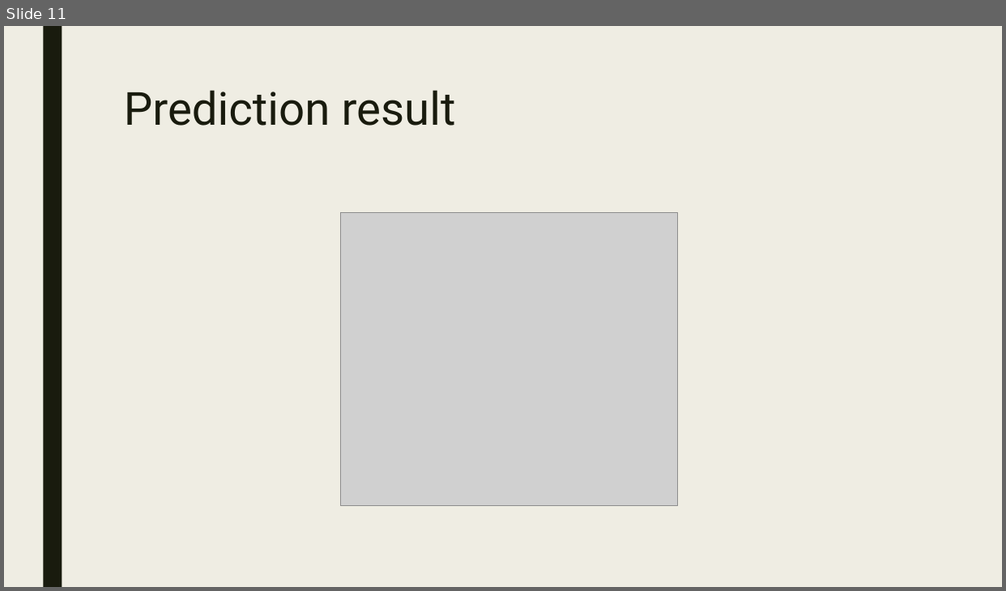
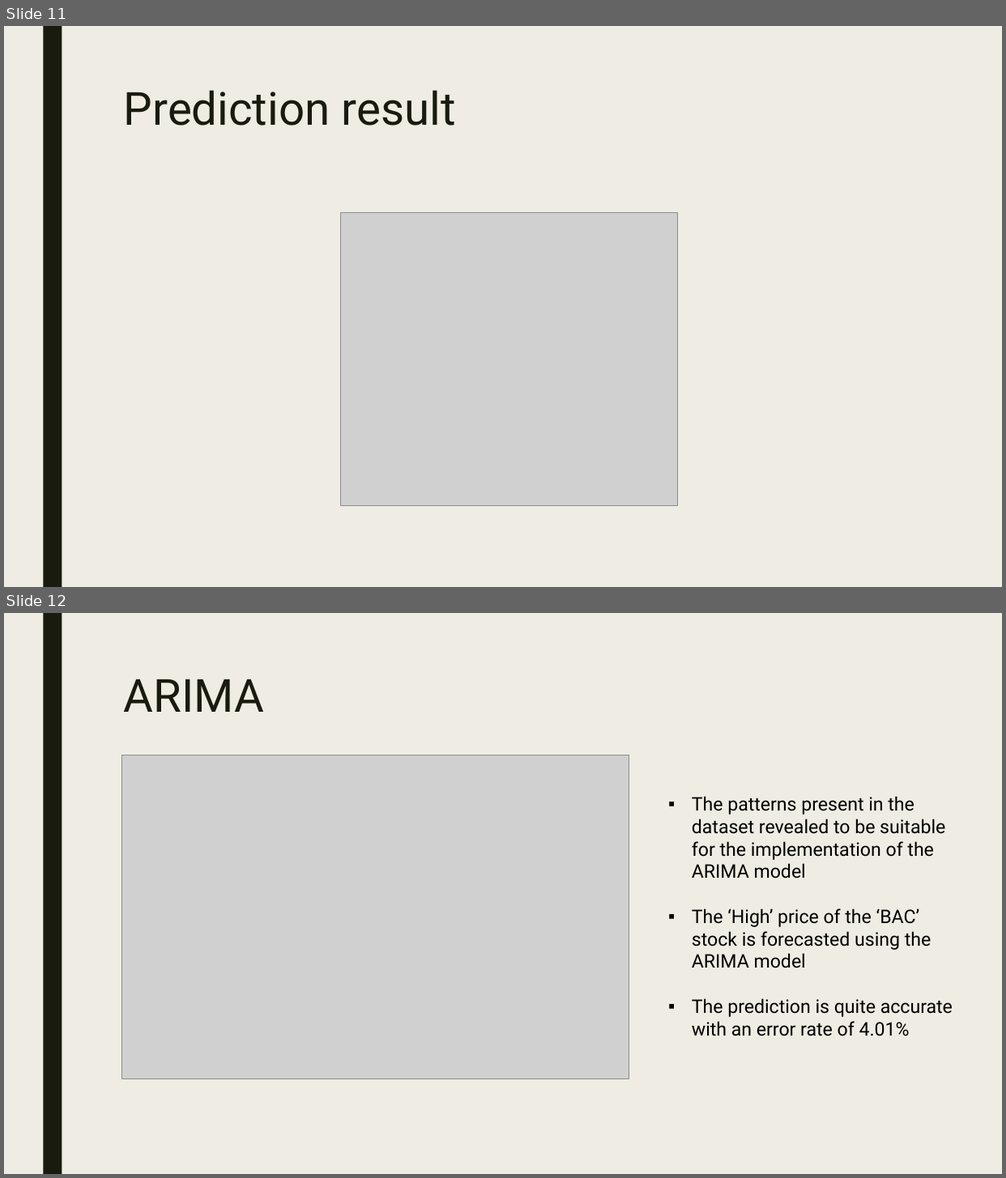
Before and after one commit to dante825/rGroupProj, a slide deck: documentation/presentationSlides.pptx. Shown one above the other, each under a label of ours: slide 11 before the commit, slides 11 and 12 after it. The pictures are 1006x591 and 1006x1178 pixels, drawn with LibreOffice and Linux fonts; fonts in the diff are those of the drawing; grey boxes stand for pictures. Boxes give left, top, right and bottom in pixels: in the first picture for what was removed or moved away, otherwise in the second. Text is boxed around its words. In the diff, an @@ line names an element or a change of style, - is before the commit and + after.

Commit message:
updated ARIMA slides

```diff
--- a/documentation/presentationSlides.pptx
+++ b/documentation/presentationSlides.pptx
@@ slide 12 added at (4, 613, 1002, 1174), background #EFEDE3; not listed: 1 template element that a slide beside it also shows @@
@@ title added at (124, 679, 265, 712), 44 pt, text #191B0E @@
+ARIMA
@@ picture added at (122, 756, 629, 1080) @@
@@ text added at (692, 796, 953, 1037), 18 pt, text #000000 @@
+▪ The patterns present in the dataset revealed to be suitable for the implementation of the ARIMA model
+▪ The ‘High’ price of the ‘BAC’ stock is forecasted using the ARIMA model
+▪ The prediction is quite accurate with an error rate of 4.01%
```
Also in this commit, not shown: 1 slide removed.
